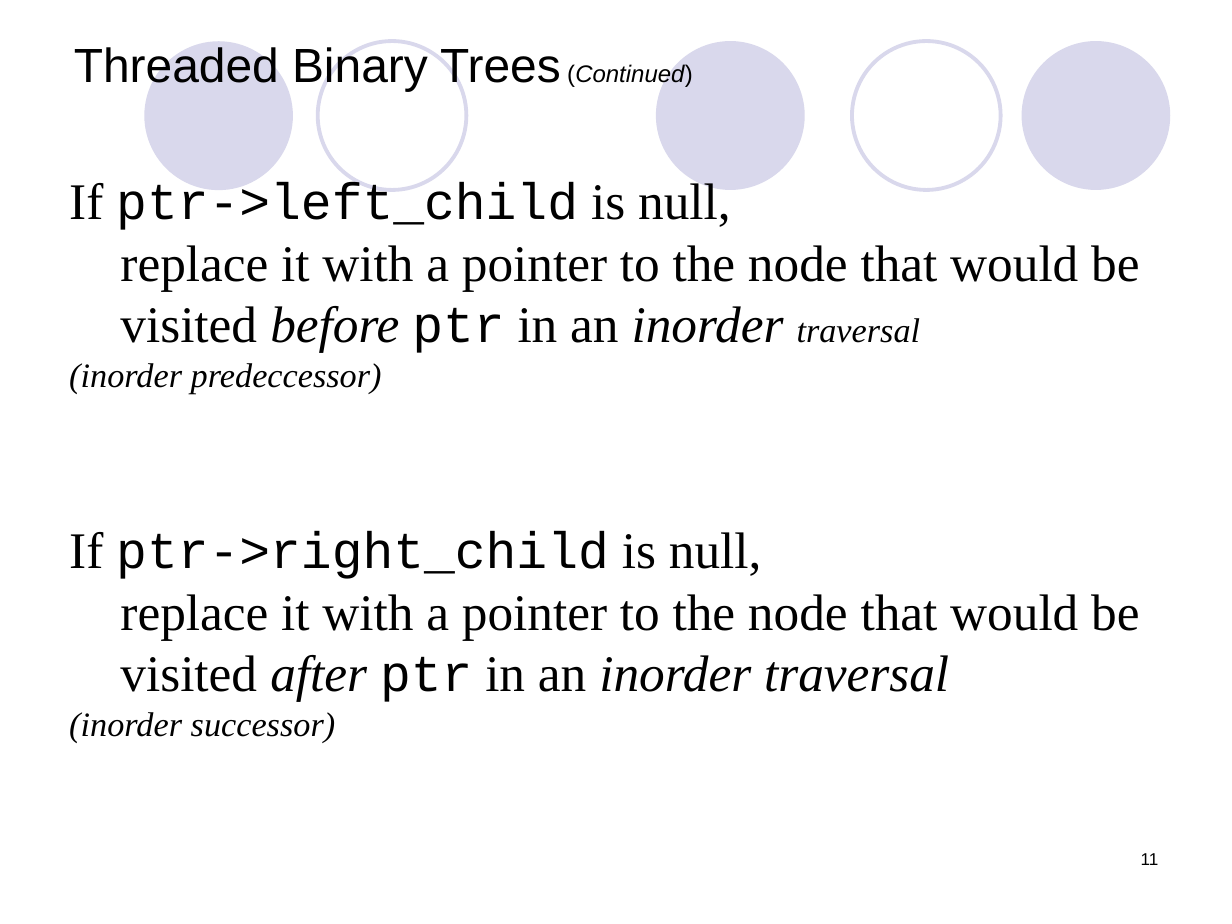
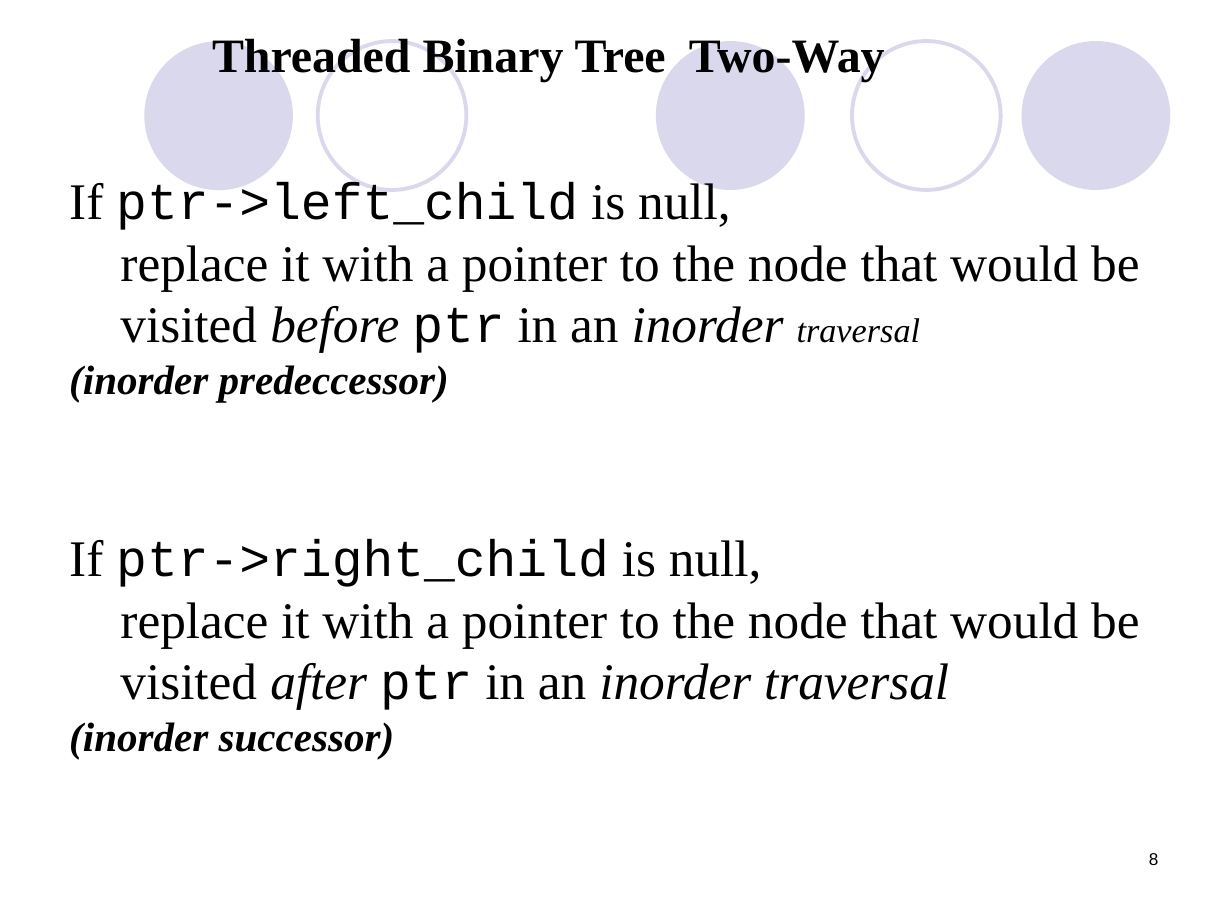
Before and after one commit to Rustam-Z/data-structures-and-algorithms, a slide deck: slide 8 of lecture notes/Threaded_Binary-_TREES.ppt (slide 11 before the commit). Drawn at 1232x924 pixels with LibreOffice and Linux fonts; fonts in the diff are those of the drawing. Boxes give left, top, right and bottom in pixels: in the first picture for what was removed or moved away, otherwise in the second. Text is boxed around its words. In the diff, an @@ line names an element or a change of style, - is before the commit and + after.

```diff
--- a/lecture notes/Threaded_Binary-_TREES.ppt
+++ b/lecture notes/Threaded_Binary-_TREES.ppt
@@ title removed at [74,47,693,91] @@
-Threaded Binary Trees (Continued)
@@ text added at [212,38,885,82], 28 pt, text #000000, bold @@
+Threaded Binary Tree Two-Way
@@ text at [69,365,449,759]: size 20 to 24 pt, bold on in "(inorder predeccessor)", "(inorder successor)" @@
@@ page number at [1149,853,1159,865]: text changed @@
-11
+8
```
Also in this commit, not shown: 10 other slides changed, 1 slide added, 2 slides removed, 10 other files.
